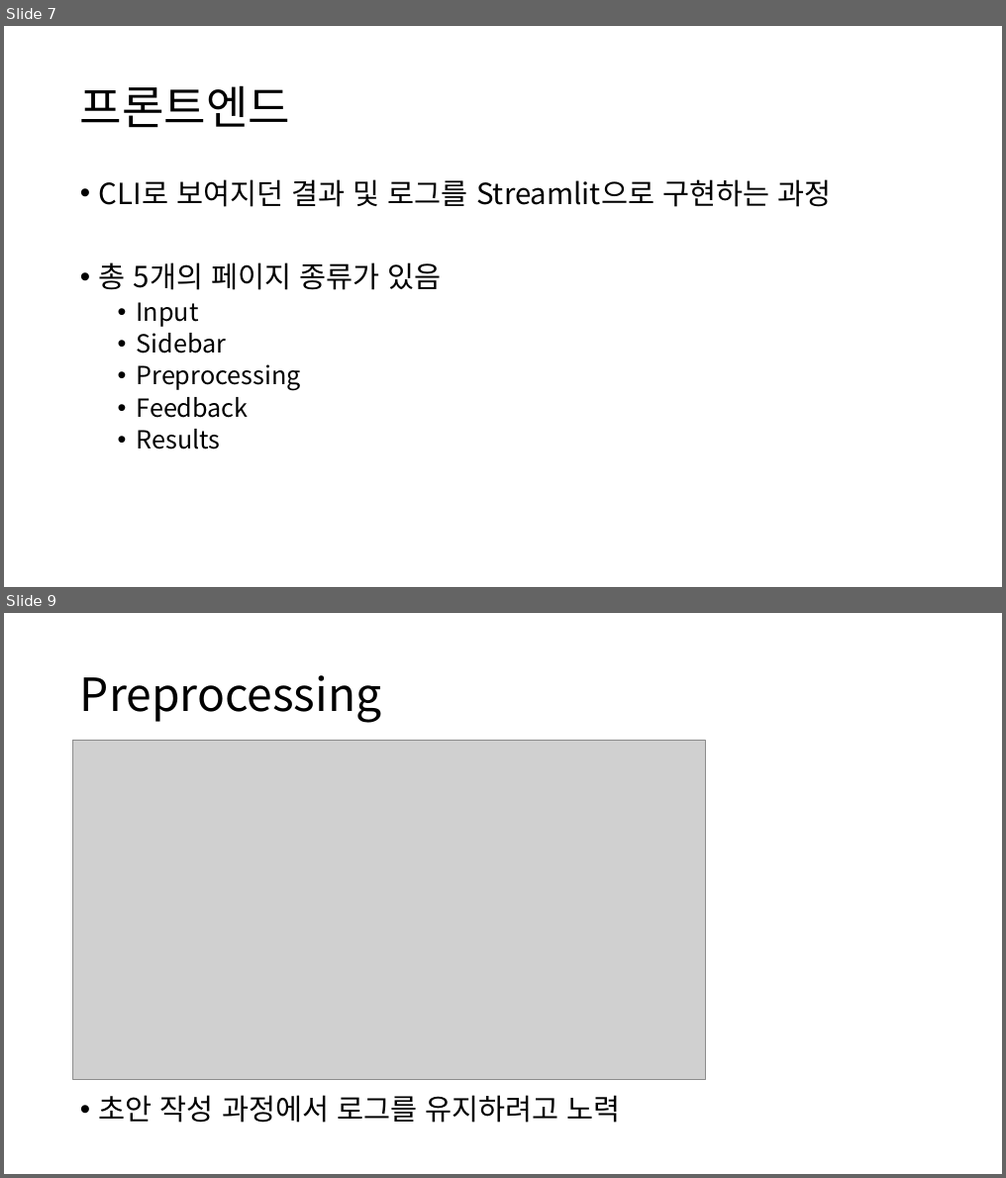
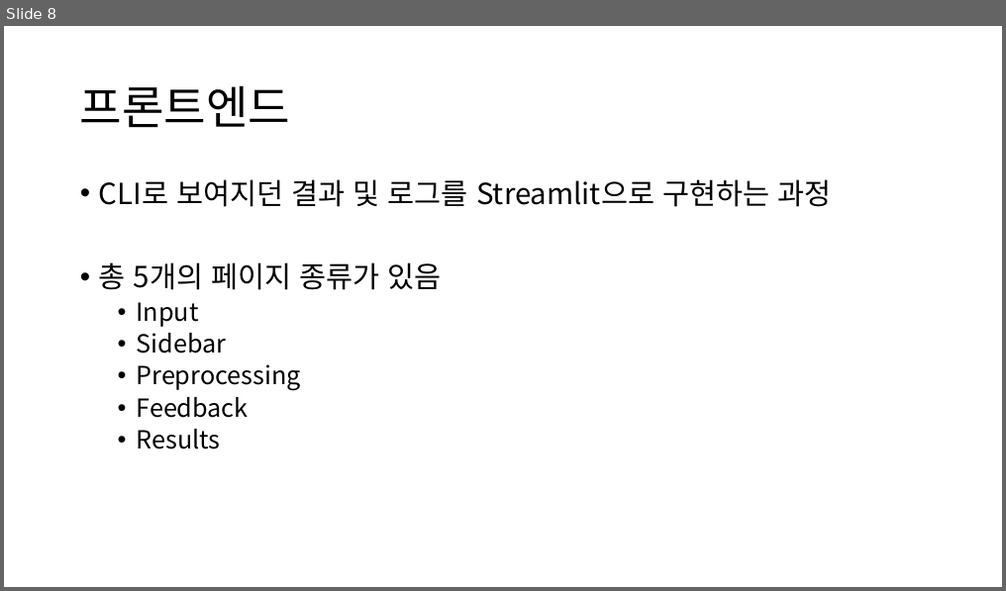
Before and after one commit to semistone97/pjt-SEO, a slide deck: jskim/키워드 기반 리스팅 최적화 에이전트 - 구현파트.pptx. Shown one above the other, each under a label of ours: slides 7 and 9 before the commit, slide 8 after it; the slides between them are not shown. The pictures are 1006x1178 and 1006x591 pixels, drawn with LibreOffice and Linux fonts; fonts in the diff are those of the drawing; grey boxes stand for pictures. Boxes give left, top, right and bottom in pixels: in the first picture for what was removed or moved away, otherwise in the second. Text is boxed around its words. In the diff, an @@ line names an element or a change of style, - is before the commit and + after.

```diff
--- a/jskim/키워드 기반 리스팅 최적화 에이전트 - 구현파트.pptx
+++ b/jskim/키워드 기반 리스팅 최적화 에이전트 - 구현파트.pptx
@@ slide 9 removed at (4,613,1002,1174), background #FFFFFF @@
@@ title removed at (80,675,382,723) @@
-Preprocessing
@@ picture removed at (73,740,706,1079) @@
@@ text removed at (99,1095,621,1123) @@
-• 초안 작성 과정에서 로그를 유지하려고 노력
@@ what was slide 7 is now slide 8 @@
```
Also in this commit, not shown: 10 slides changed, 2 slides added, 6 other files.
